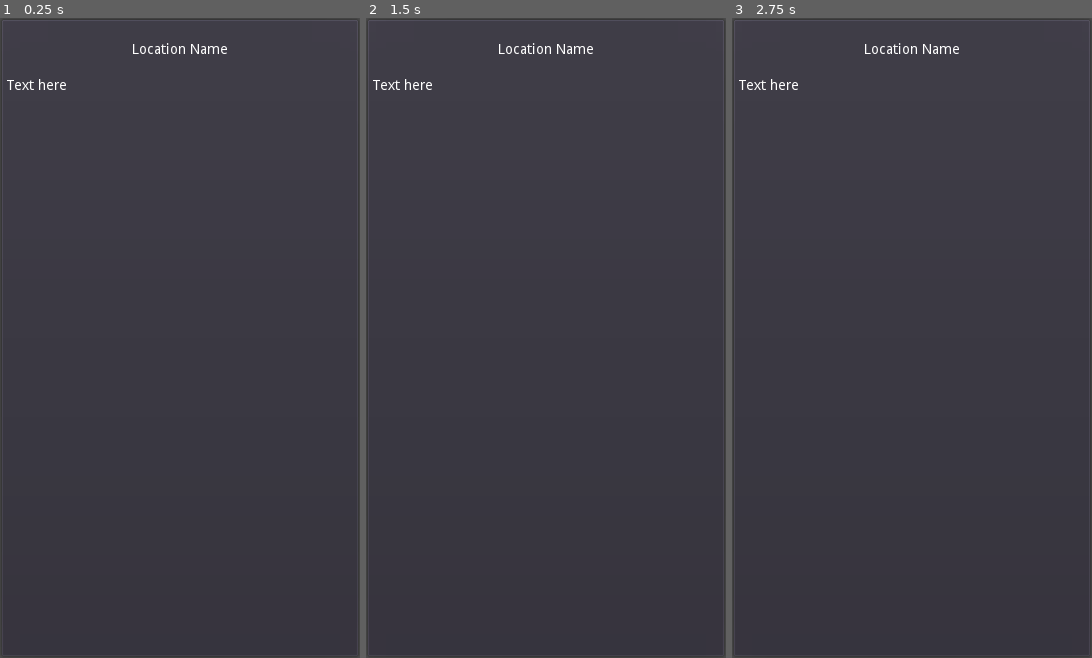
Above: before the commit, frames 1-3 (left to right).
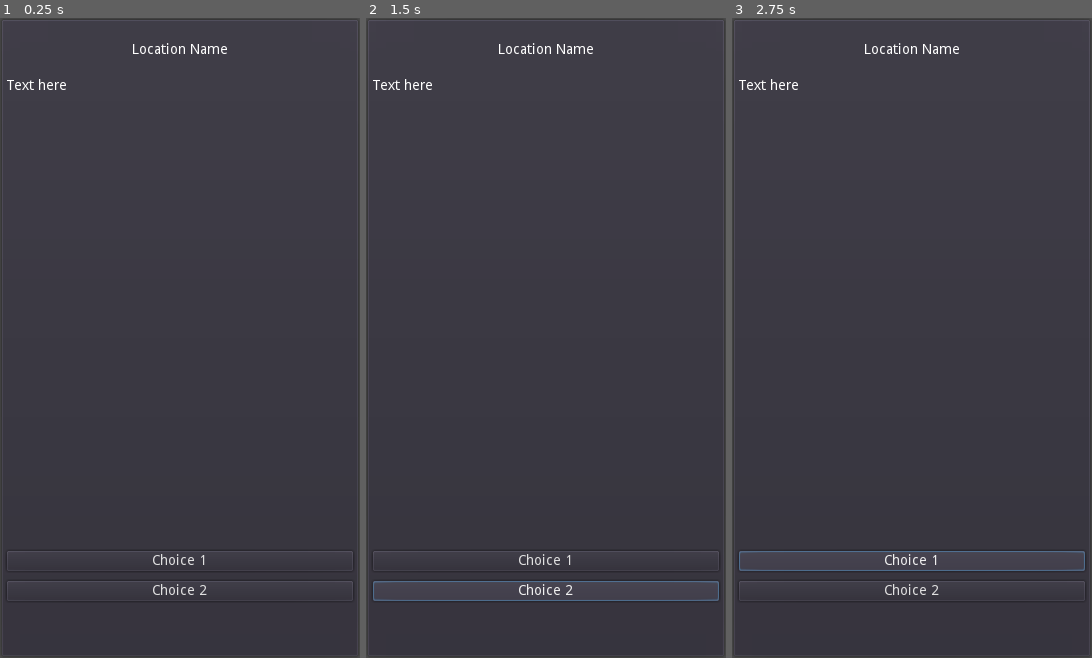
Above: after the commit, the same moments.

Repository: philipuriarte/A-Churchyard-of-Orphans
Game: Godot game, scene res://Scenes/GameScreen.tscn
Two runs of this game, one before a commit and one after it. Both use one fixed random seed, a clock stepped at 60 frames per second and the inputs below. This scene is started directly instead of the project's main scene.
Inputs (mouse positions are in pixels of both pictures, inside the frame that each line leads up to):
- Up to frame 1 (0.25 s): no input
- Up to frame 2 (1.5 s): click (546, 562) at 0.5 s, where only the run after the commit has a clickable "Choice 1"; click (546, 594) at 1.25 s, where only the run after the commit has a clickable "Choice 2"
- Up to frame 3 (2.75 s): click (912, 562) at 2 s, where only the run after the commit has a clickable "Choice 1"

The runs differ from the first frame. In frame 1, 0.5% of the frame differs, in the area x 1-99%, y 83-91%; in frame 2, 0.7%, in the area x 1-99%, y 83-92%; in frame 3, 0.7%.

Commit message:
Create ChoicesContainer scene

Diff:
--- a/Scenes/GameScreen.tscn
+++ b/Scenes/GameScreen.tscn
@@ -1,7 +1,8 @@
-[gd_scene load_steps=3 format=2]
+[gd_scene load_steps=4 format=2]
 
 [ext_resource path="res://Scenes/Reused Scenes/LocationName.tscn" type="PackedScene" id=1]
 [ext_resource path="res://Scenes/Reused Scenes/NarrativeText.tscn" type="PackedScene" id=2]
+[ext_resource path="res://Scenes/Reused Scenes/ChoicesContainer.tscn" type="PackedScene" id=3]
 
 [node name="GameScreen" type="PanelContainer"]
 margin_right = 360.0
@@ -20,3 +21,6 @@
 [node name="LocationName" parent="MarginContainer/MainCointainer" instance=ExtResource( 1 )]
 
 [node name="NarrativeText" parent="MarginContainer/MainCointainer" instance=ExtResource( 2 )]
+margin_bottom = 472.0
+
+[node name="ChoicesContainer" parent="MarginContainer/MainCointainer" instance=ExtResource( 3 )]
--- /dev/null
+++ b/Scenes/Reused Scenes/ChoicesContainer.tscn
@@ -0,0 +1,21 @@
+[gd_scene format=2]
+
+[node name="ChoicesContainer" type="VBoxContainer"]
+margin_top = 476.0
+margin_right = 346.0
+margin_bottom = 626.0
+rect_min_size = Vector2( 0, 150 )
+custom_constants/separation = 10
+alignment = 1
+
+[node name="Choice1" type="Button" parent="."]
+margin_top = 50.0
+margin_right = 346.0
+margin_bottom = 70.0
+text = "Choice 1"
+
+[node name="Choice2" type="Button" parent="."]
+margin_top = 80.0
+margin_right = 346.0
+margin_bottom = 100.0
+text = "Choice 2"
